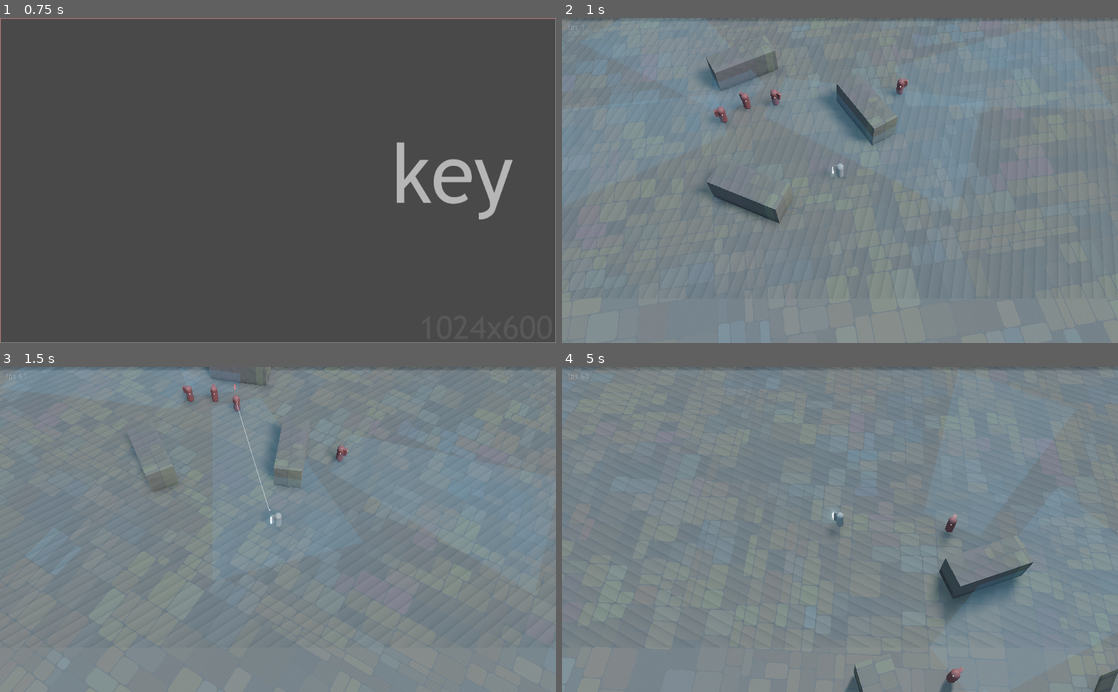
Above: before the commit, frames 1-4 (two rows, left to right).
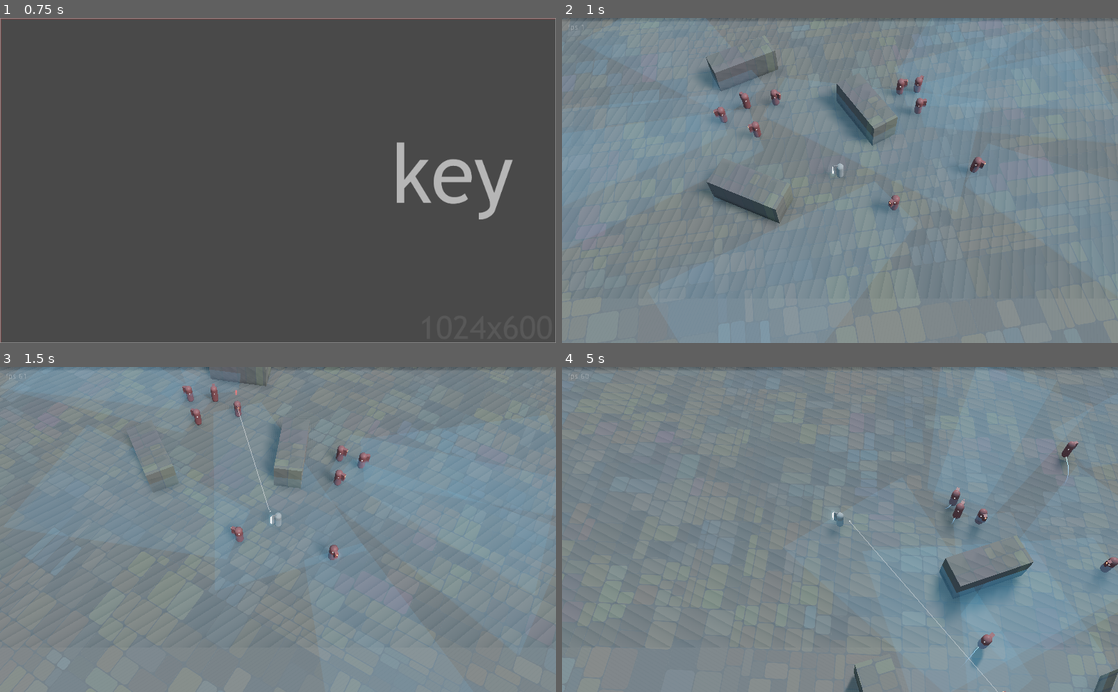
Above: after the commit, the same moments.

Repository: ioxu/key
Game: Godot game, scene res://scenes/splash.tscn
Two runs of this game, one before a commit and one after it. Both use one fixed random seed, a clock stepped at 60 frames per second and the inputs below.
Inputs (mouse positions are in pixels of both pictures, inside the frame that each line leads up to):
- Up to frame 1 (0.75 s): tap Enter at 0.5 s; move the mouse to (400, 164) at 0.52 s; hold D (move_right) from 0.53 s (still down); hold Left (camera_rotate_left) from 0.53 s (still down); click (400, 164) at 0.67 s
- Up to frame 2 (1 s): keep holding D (move_right); keep holding Left (camera_rotate_left); tap Space (jump) at 0.77 s
- Up to frame 3 (1.5 s): move the mouse to (166, 545) at 1.27 s; release D (move_right) at 1.28 s; release Left (camera_rotate_left) at 1.28 s; hold S (move_down) from 1.28 s (still down); tap Right (camera_rotate_right) at 1.35 s
- Up to frame 4 (5 s): tap Space (jump) at 1.52, 3.02, 3.77, 4.52 s; move the mouse to (895, 458) at 2.02 s; release S (move_down) at 2.03 s; hold D (move_right) 2.03-2.78 s; click (895, 458) at 2.1 s; move the mouse to (812, 594) at 2.77 s; hold W (move_up) 2.78-3.53 s; tap Left (camera_rotate_left) at 2.85 s; click (812, 594) at 2.92 s; move the mouse to (1006, 578) at 3.52 s; hold Right (camera_rotate_right) 3.53-4.28 s; hold A (move_left) from 3.53 s (still down); move the mouse to (673, 480) at 4.27 s; click (673, 480) at 4.35 s

Frame 1 is identical in both runs. In frame 2, 0.5% of the frame differs, in the area x 28-77%, y 17-60%; in frame 3, 0.6%; in frame 4, 4.5%, in the area x 48-100%, y 0-100%.

Commit message:
enemy movement

Diff:
--- a/data/enemies/Enemy.gd
+++ b/data/enemies/Enemy.gd
@@ -4,9 +4,9 @@
 export var health : float = initial_health
 export(bool) var active = true setget toggle_active
 export(float) var movement_speed = 7.5
+export(float) var rush_speed = 200.0
 export(float) var acceleration = 3.0
 export(float) var deaceleration = 5.0
-
 
 var target = null
 var can_see_target = false
@@ -23,6 +23,11 @@
 var age := 0.0
 var accelerate = acceleration
 
+var attack_moves = ["rush", "evade", "strafe", "hold"]
+var attack_move = "rush"
+onready var attack_move_timer = Timer.new()
+var attack_move_rng = RandomNumberGenerator.new()
+
 const DO_TRAVEL_PATH = true
 var travel_path = null
 const travel_path_script = preload("res://data/scripts/travel_path_line.gd")
@@ -44,6 +49,11 @@
 	noise.period = 35.0
 	offset = damage_rng.randf() * 100
 
+	attack_move_rng.randomize()
+	add_child(attack_move_timer)
+	attack_move_timer.connect("timeout",self,"_on_attack_move_timer_timeout")
+	attack_move_timer.set_one_shot(true)
+
 	if DO_TRAVEL_PATH and active:
 		travel_path = ImmediateGeometry.new()
 		travel_path.set_script(travel_path_script)
@@ -70,36 +80,102 @@
 	$alert_icon.visible = false
 
 
-func _idle(delta):
+func _idle(delta) -> void:
 	if $vision_raycast.can_see_target:
 		fsm.set_state("attack")
 
 	# wander about a bit
 	var rot_y = noise.get_noise_1d( age * 25.0 + offset )
-	rot_y = sign(rot_y) * bias(abs(rot_y), 0.25) * 0.2
+	rot_y = sign(rot_y) * Util.bias(abs(rot_y), 0.25) * 0.2
 	rotate_y( rot_y )
 	direction = global_transform.basis.z
 	var speed_noise = noise.get_noise_1d( age * 15.0 - offset )
 	var spd = 0.0
 
 	if speed_noise > 0.35:
-		spd = bias((speed_noise+1.0)/2.0, 0.2)
+		spd = Util.bias((speed_noise+1.0)/2.0, 0.2)
 	elif speed_noise < -0.35:
-		spd = -0.4 * bias((abs(speed_noise)+1.0)/2.0, 0.2)
+		spd = -0.4 * Util.bias((abs(speed_noise)+1.0)/2.0, 0.2)
 	movement_speed = -1 * spd * 7.5 * delta * 100.0
 
 
-func _attack_enter():
+# ------------------------------------------------------------------------------
+# attack move pattern experiment
+
+
+func _attack_enter() -> void:
+	print("++ attack enter ++")
 	$alert_icon.visible = true
-
-
-func _attack(delta):
+	attack_move = "rush"
+	attack_move_timer.start(2.0)
+
+
+func _attack(delta) -> void:
+	#print("attack_timer ", attack_move_timer.get_time_left())
 	if !$vision_raycast.can_see_target:
 		fsm.set_state("idle")
 	rotate_toward_target(delta)
-
-
-func rotate_toward_target(delta):
+	match attack_move:
+		"rush":
+			rush_toward_target(delta)
+		"hold":
+			pass
+		"evade":
+			evade_target(delta)
+		"strafe":
+			strafe_target(delta)
+
+
+func _attack_exit() -> void:
+	attack_move_timer.stop()
+
+
+func _on_attack_move_timer_timeout() -> void:
+	# timeout timer
+	# - reset timer to random time
+	# - switch attack_move to random from attack_moves
+	attack_move = attack_moves[attack_move_rng.randi_range(0, attack_moves.size()-1)]
+	match attack_move:
+		"rush":
+			attack_move_timer.start(
+				attack_move_rng.randf_range(0.2, 0.4)
+				)
+		"hold":
+			attack_move_timer.start(
+				attack_move_rng.randf_range(0.05, 0.15)
+				)
+		"evade":
+			attack_move_timer.start(
+				attack_move_rng.randf_range(0.1, 0.3)
+				)
+		"strafe":
+			attack_move_timer.start(
+				attack_move_rng.randf_range(0.3, 0.66)
+				)
+
+
+# ------------------------------------------------------------------------------
+
+
+func rush_toward_target(delta) -> void:
+	direction = global_transform.origin - target.global_transform.origin
+	direction = direction.normalized()
+	movement_speed = -1.0 * delta * rush_speed
+
+
+func evade_target(delta) -> void:
+	direction = global_transform.origin - target.global_transform.origin
+	direction = direction.normalized()
+	movement_speed = 1.0 * delta * rush_speed * 0.25
+
+
+func strafe_target(delta) -> void:
+	direction = global_transform.basis.x
+	direction = direction.normalized()
+	movement_speed = 1.0 * delta * rush_speed * 1.0
+
+
+func rotate_toward_target(delta) -> void:
 	var to = target.global_transform.origin
 	var look = Vector3(to.x, global_transform.origin.y , to.z)
 	var T=global_transform.looking_at(look, Vector3(0,1,0))
@@ -128,19 +204,6 @@
 	if is_on_floor():
 		current_vertical_speed.y = 0.0
 		is_airborne = false
-
-
-func bias(value, b):
-	b = -log2(1.0 - b)
-	return 1.0 - pow(1.0 - pow(value, 1.0/b), b)
-
-
-func log2(value):
-	return log(value) / log(2)
-
-
-func remap_range(value, InputA, InputB, OutputA, OutputB):
-	return(value - InputA) / (InputB - InputA) * (OutputB - OutputA) + OutputA
 
 
 func toggle_active(new_value):
--- a/data/enemies/Enemy.tscn
+++ b/data/enemies/Enemy.tscn
@@ -65,6 +65,7 @@
 collision_mask = 15
 script = ExtResource( 2 )
 movement_speed = 500.0
+rush_speed = 600.0
 
 [node name="CollisionShape" type="CollisionShape" parent="."]
 transform = Transform( 1, 0, 0, 0, -1.62921e-07, 1, 0, -1, -1.62921e-07, 0, 0, 0 )
--- a/data/scripts/travel_path_line.gd
+++ b/data/scripts/travel_path_line.gd
@@ -3,6 +3,7 @@
 var point_array = Array()
 
 export var distance_threshold := 0.55
+export var max_points := 30
 export(NodePath) var track_object_path
 export var position_offset := Vector3.ZERO
 
@@ -23,6 +24,8 @@
 func _process(delta):
 	if (track_object.global_transform.origin - point_array.back()).length() > distance_threshold:
 		point_array.append(track_object.global_transform.origin + position_offset)
+		if point_array.size() > max_points:
+			point_array.pop_front()
 
 	clear()
 	begin(Mesh.PRIMITIVE_LINE_STRIP)
--- a/data/statemachine/enemy/enemyFSM.gd
+++ b/data/statemachine/enemy/enemyFSM.gd
@@ -38,3 +38,4 @@
 			print("  exiting attack")
 		"attack":
 			print("  exiting idle")
+			parent._attack_exit()
--- a/project.godot
+++ b/project.godot
@@ -27,6 +27,7 @@
 [autoload]
 
 Game="*res://scripts/game.gd"
+Util="*res://scripts/util.gd"
 
 [input]
 
--- a/scenes/level.tscn
+++ b/scenes/level.tscn
@@ -137,25 +137,15 @@
 
 [node name="Enemy" parent="." instance=ExtResource( 4 )]
 transform = Transform( -0.926081, 0, -0.377324, 0, 1, 0, 0.377324, 0, -0.926081, -3.98824, 1.35873, 4.62226 )
-visible = false
-active = false
 
 [node name="Enemy6" parent="." instance=ExtResource( 4 )]
 transform = Transform( -0.675693, 0, -0.737183, 0, 1, 0, 0.737183, 0, -0.675693, 3.46948, 1.18355, -3.85347 )
-visible = false
-active = false
 
 [node name="Enemy7" parent="." instance=ExtResource( 4 )]
 transform = Transform( 0.71385, 0, -0.700299, 0, 1, 0, 0.700299, 0, 0.71385, 1.50697, 1.18355, -10.0407 )
-visible = false
-active = false
 
 [node name="Enemy8" parent="." instance=ExtResource( 4 )]
 transform = Transform( 0.558035, 0, 0.829817, 0, 1, 0, -0.829817, 0, 0.558035, -6.27513, 1.18355, -7.91761 )
-visible = false
-active = false
 
 [node name="Enemy9" parent="." instance=ExtResource( 4 )]
 transform = Transform( 0.998067, 0, -0.0621459, 0, 1, 0, 0.0621459, 0, 0.998067, -4.24115, 1.18355, -7.49295 )
-visible = false
-active = false
--- /dev/null
+++ b/scripts/util.gd
@@ -0,0 +1,21 @@
+extends Node
+# contains utility functions
+# - math shaping functions
+
+func _ready():
+	print("game.dg autoload ready")
+
+
+# math
+
+func bias(value, b):
+	b = -log2(1.0 - b)
+	return 1.0 - pow(1.0 - pow(value, 1.0/b), b)
+
+
+func log2(value):
+	return log(value) / log(2)
+
+
+func remap_range(value, InputA, InputB, OutputA, OutputB):
+	return(value - InputA) / (InputB - InputA) * (OutputB - OutputA) + OutputA
Not shown: 3 places in data/enemies/Enemy.tscn that only renumber resources
